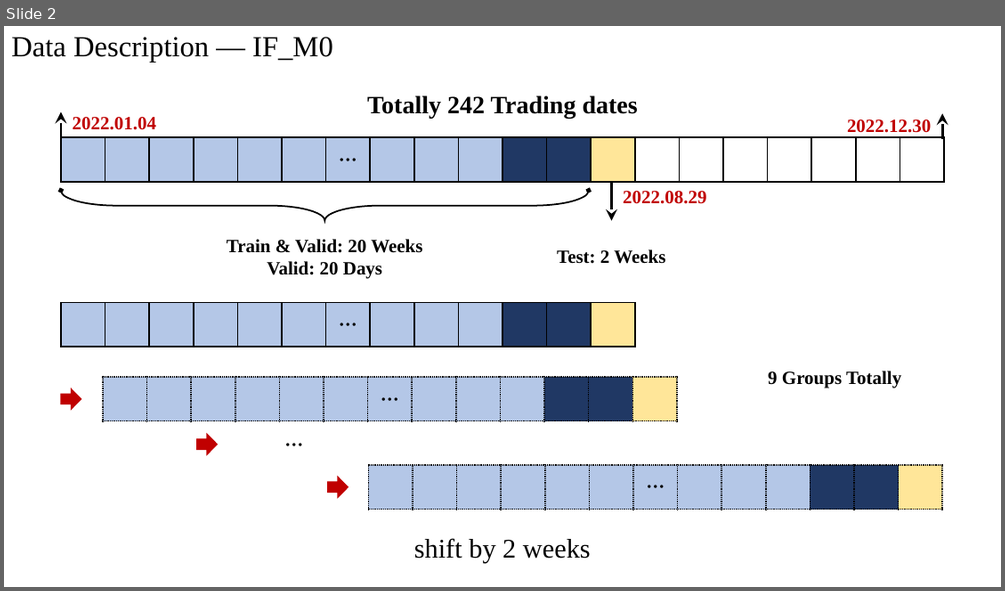
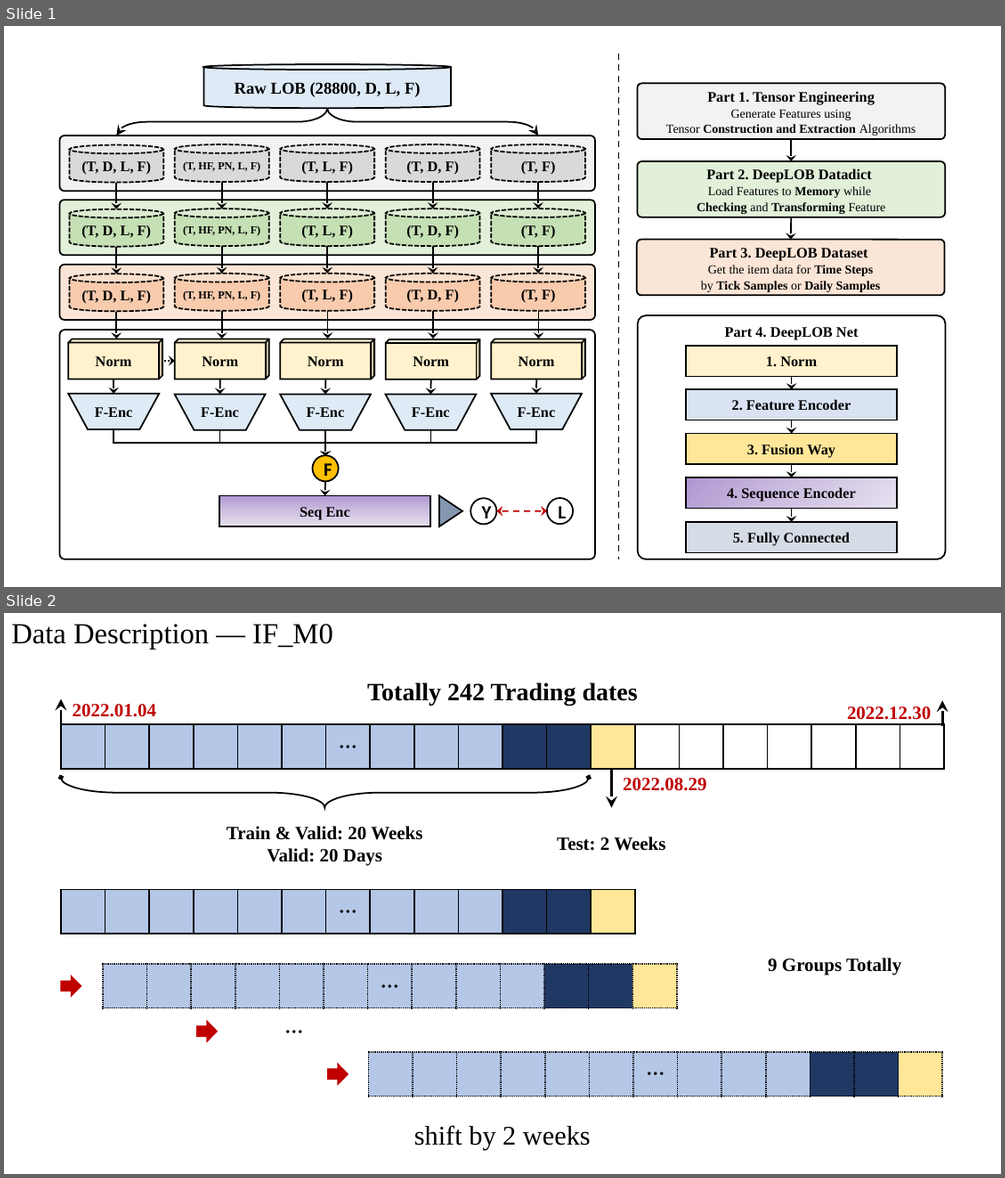
Before and after one commit to KarryRen/Karry-LOB, a slide deck: Images/images.pptx. Shown one above the other, each under a label of ours: slide 2 before the commit, slides 1 and 2 after it. The pictures are 1005x591 and 1005x1178 pixels, drawn with LibreOffice and Linux fonts; fonts in the diff are those of the drawing. Boxes give left, top, right and bottom in pixels: in the first picture for what was removed or moved away, otherwise in the second. Text is boxed around its words. In the diff, an @@ line names an element or a change of style, - is before the commit and + after.

```diff
--- a/Images/images.pptx
+++ b/Images/images.pptx
@@ slide 1 added at box(4, 26, 1001, 587), background #FFFFFF @@
@@ arrow added from (792, 376) to (792, 389), #000000 1.5 pt @@
@@ arrow added from (792, 420) to (792, 434), #000000 1.5 pt @@
@@ arrow added from (792, 464) to (792, 477), #000000 1.5 pt @@
@@ group added at box(59, 54, 946, 559): 24 arrows, 16 cylinders, 8 rounded rectangles, 6 rectangles, 5 cubes, 5 trapezoids, 5 texts, 5 elbow arrows, 3 ellipses, 1 left brace, 1 line, 1 triangle, 1 double arrow @@
+Raw LOB (28800, D, L, F)
+(T, D, L, F)
+(T, HF, PN, L, F)
+(T, L, F)
+(T, D, F)
+(T, F)
+(T, D, L, F)
+(T, HF, PN, L, F)
+(T, L, F)
+(T, D, F)
+(T, F)
+(T, D, L, F)
+(T, HF, PN, L, F)
+(T, L, F)
+(T, D, F)
+(T, F)
+Norm
+Norm
+Norm
+Norm
+Norm
+F-Enc
+F-Enc
+F-Enc
+F-Enc
+F-Enc
+F
+Seq Enc
+Y
+L
+Part 1. Tensor Engineering
+Generate Features using
+Tensor Construction and Extraction Algorithms
+Part 2. DeepLOB Datadict
+Load Features to Memory while
+Checking and Transforming Feature
+Part 3. DeepLOB Dataset
+Get the item data for Time Steps
+by Tick Samples or Daily Samples
+Part 4. DeepLOB Net
+1. Norm
+2. Feature Encoder
+3. Fusion Way
+4. Sequence Encoder
+5. Fully Connected
@@ arrow added from (792, 508) to (792, 522), #000000 1.5 pt @@
```
Also in this commit, not shown: 1 slide removed, 23 other files.
